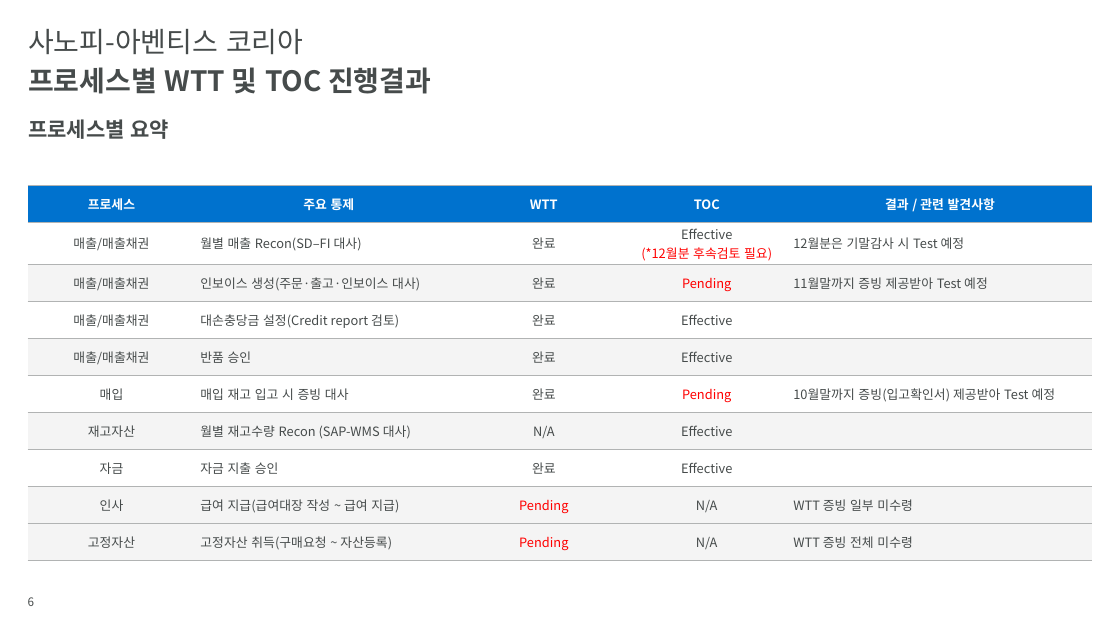
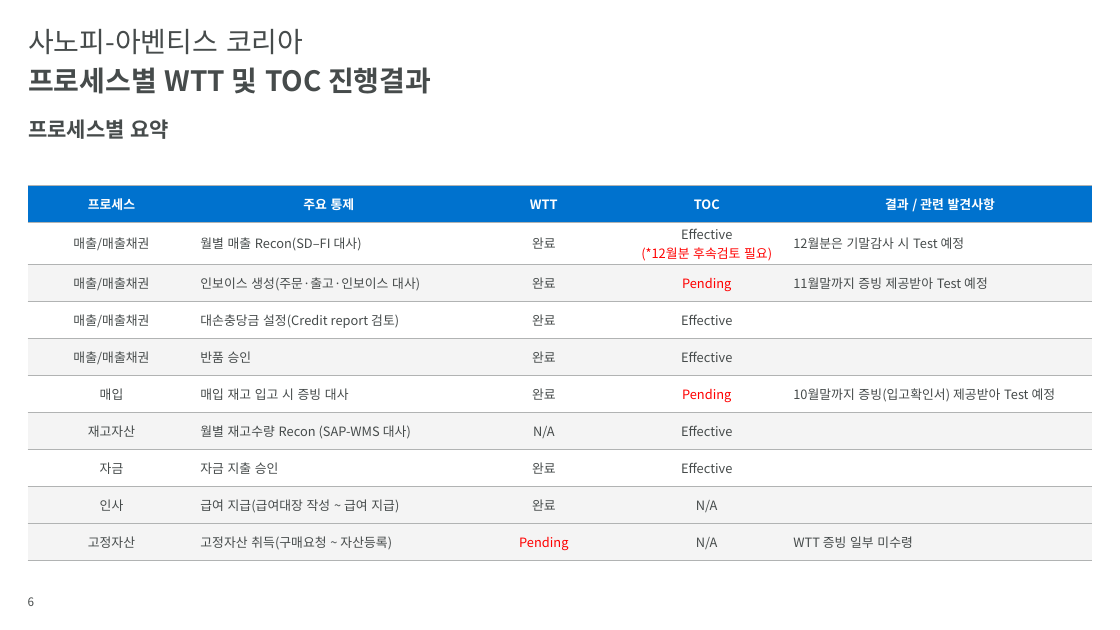
Before and after one commit to hansesle-maker/code, a slide deck: slide 6 of deliverables/SAK_FY2026_Interim_Closing_KO.pptx. Drawn at 1120x630 pixels with LibreOffice and Linux fonts; fonts in the diff are those of the drawing; background and template pictures are left out. Boxes give left, top, right and bottom in pixels: in the first picture for what was removed or moved away, otherwise in the second. Text is boxed around its words. In the diff, an @@ line names an element or a change of style, - is before the commit and + after.

```diff
--- a/deliverables/SAK_FY2026_Interim_Closing_KO.pptx
+++ b/deliverables/SAK_FY2026_Interim_Closing_KO.pptx
@@ table at (x1=28, y1=185, x2=1093, y2=556) @@
-row 9, column 3: Pending
+row 9, column 3: 완료
-row 9, column 5: WTT 증빙 일부 미수령
+row 9, column 5: 
-row 10, column 5: WTT 증빙 전체 미수령
+row 10, column 5: WTT 증빙 일부 미수령
```
Also in this commit, not shown: 7 other slides changed.
